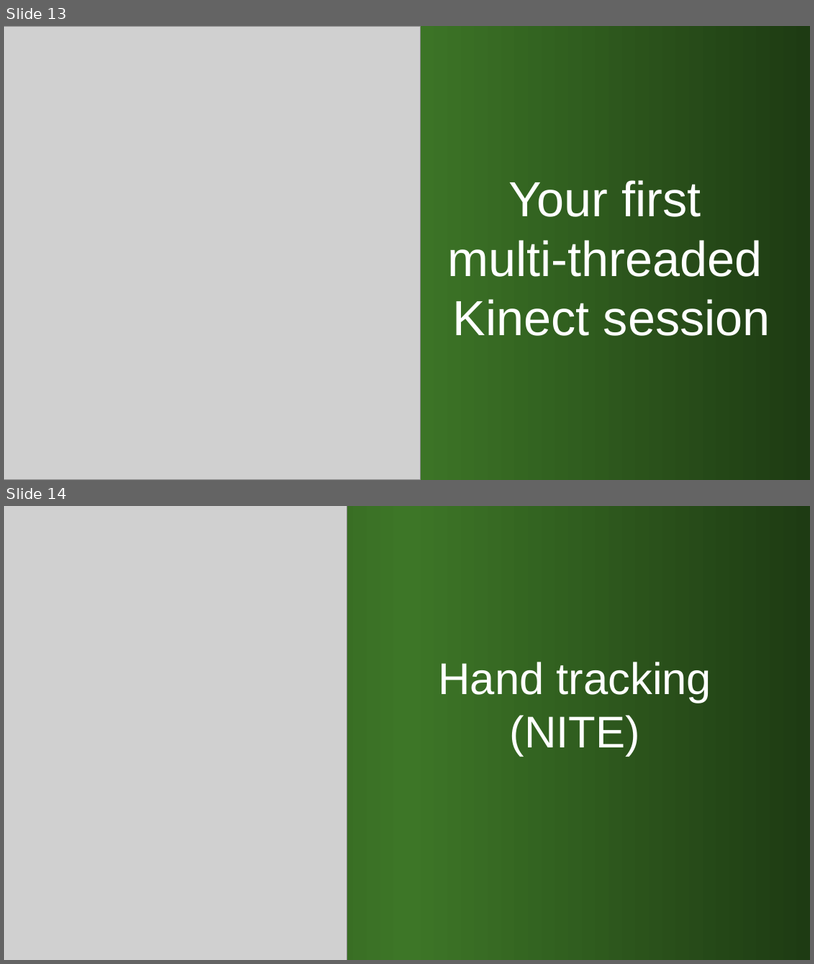
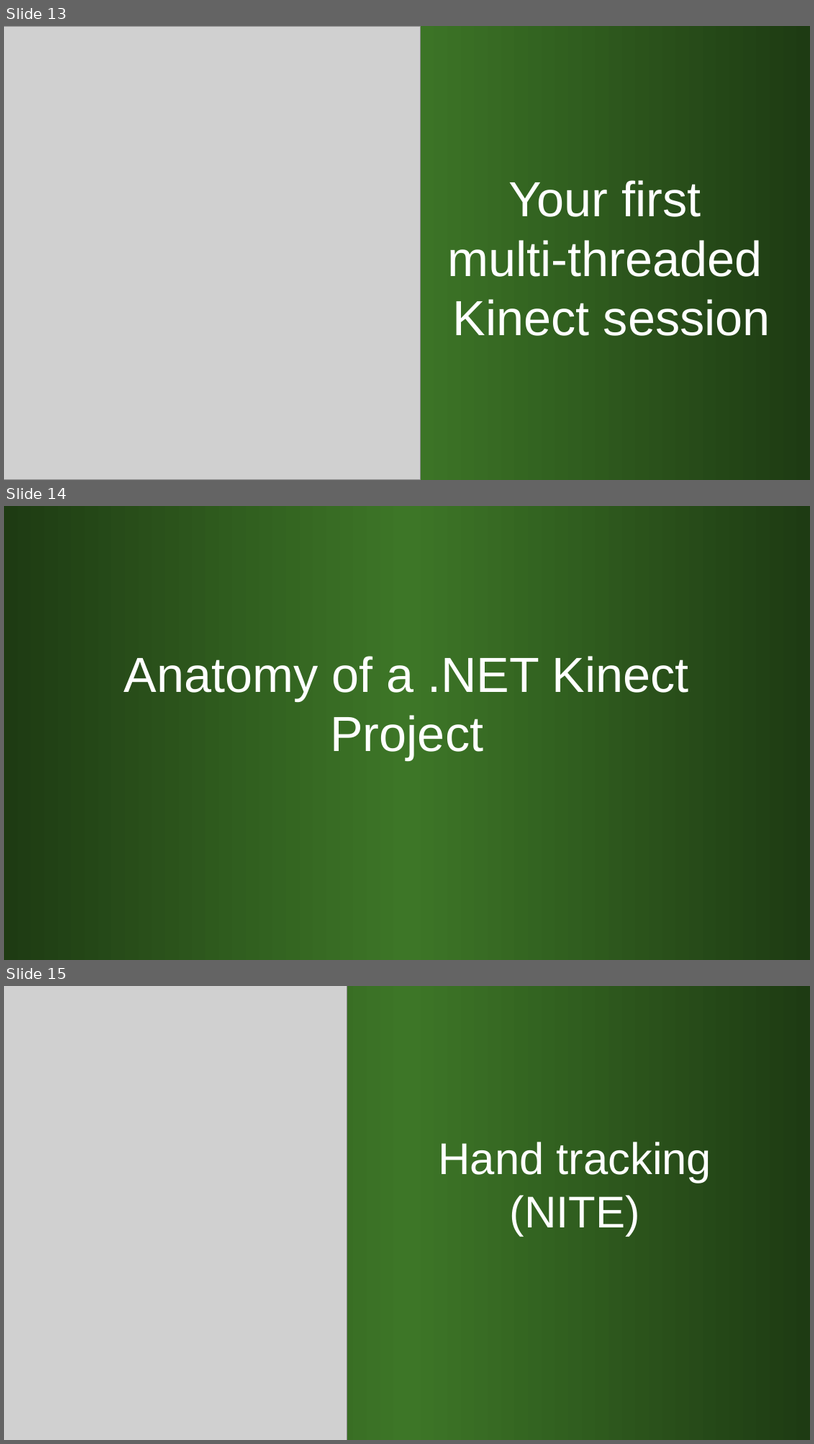
Before and after one commit to kindohm/kinect-nite-dev, a slide deck: slides/KinectDev.pptx. Shown one above the other, each under a label of ours: slides 13 and 14 before the commit, slides 13, 14 and 15 after it. The pictures are 814x964 and 814x1444 pixels, drawn with LibreOffice and Linux fonts; fonts in the diff are those of the drawing; grey boxes stand for pictures. Boxes give left, top, right and bottom in pixels: in the first picture for what was removed or moved away, otherwise in the second. Text is boxed around its words. In the diff, an @@ line names an element or a change of style, - is before the commit and + after.

Commit message:
added dependencies and first project file

```diff
--- a/slides/KinectDev.pptx
+++ b/slides/KinectDev.pptx
@@ slide 14 added at <box>4,506,810,960</box>, background gradient #1E3B13 to #3D7627 @@
@@ title added at <box>124,656,689,759</box>, 44 pt, text #FFFFFF @@
+Anatomy of a .NET Kinect Project
@@ what was slide 14 is now slide 15 @@
```
Also in this commit, not shown: 12 other files.
